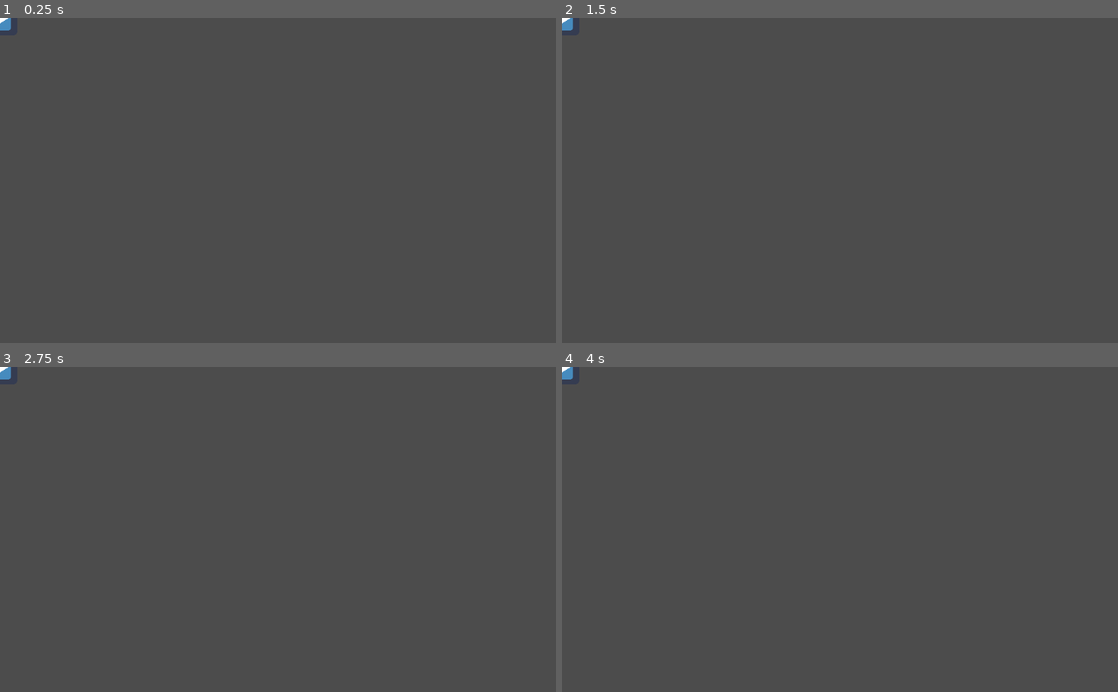
Above: before the commit, frames 1-4 (two rows, left to right).
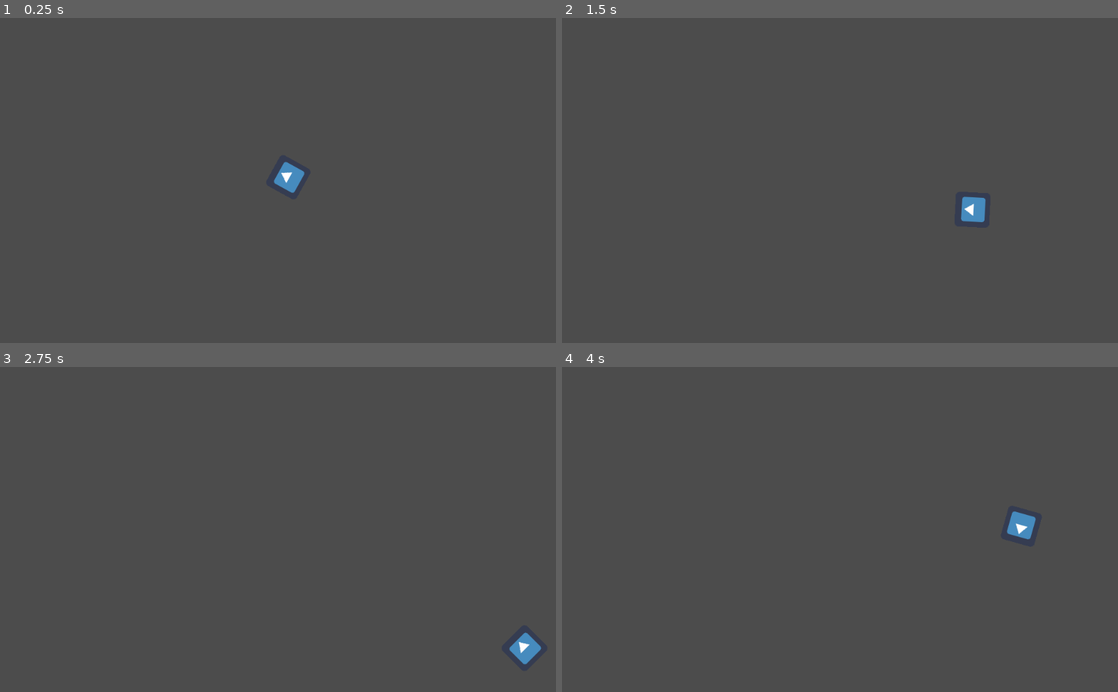
Above: after the commit, the same moments.

Repository: CertifiedIdiots/Bomber
Game: Godot game, scene res://Scene.tscn
The game is run twice, just before and just after one commit, with the same random seed, the same clock (stepped at 60 frames per second) and the same inputs. The engine's default icon, where the game draws it, is replaced by a stand-in: a white triangle on a blue panel in a dark square.
Inputs (mouse positions are in pixels of both pictures, inside the frame that each line leads up to):
- Up to frame 1 (0.25 s): no input
- Up to frame 2 (1.5 s): tap Enter at 0.5 s; move the mouse to (962, 164) at 0.52 s; press the mouse at (962, 164) at 0.53 s; hold D (move_right) 0.53-1.28 s; move the mouse to (728, 196) at 1.27 s; release the mouse at (728, 196) at 1.28 s; hold Down (move_down) from 1.28 s (still down); click (728, 196) at 1.35 s
- Up to frame 3 (2.75 s): move the mouse to (333, 458) at 2.02 s; release Down (move_down) at 2.03 s; press the mouse at (333, 458) at 2.03 s; hold D (move_right) from 2.03 s (still down)
- Up to frame 4 (4 s): move the mouse to (812, 594) at 2.77 s; release D (move_right) at 2.78 s; release the mouse at (812, 594) at 2.78 s; hold W (move_up) 2.78-3.53 s; click (812, 594) at 2.85 s; move the mouse to (1006, 578) at 3.52 s; press the mouse at (1006, 578) at 3.53 s; hold A (move_left) from 3.53 s (still down)

The runs differ from the first frame. In frame 1, 0.4% of the frame differs, in the area x 0-55%, y 0-54%; in frame 2, 0.4%, in the area x 0-77%, y 0-63%; in frame 3, 0.4%; in frame 4, 0.4%.

Commit message:
Fix player

Diff:
--- /dev/null
+++ b/PlayerController.gd
@@ -0,0 +1,37 @@
+extends KinematicBody2D
+
+signal bomb
+
+var velocity = Vector2()
+var bombing = false
+var charge = 0
+
+export (int) var charge_time = 2
+export(int) var speed = 10
+export(PackedScene) var bomb_scene
+
+# Called when the node enters the scene tree for the first time.
+func _ready():
+	pass # Replace with function body.
+
+func _process(delta):
+	var holding = Input.is_action_pressed("bomb")
+	if bombing and holding:
+		charge += delta
+	elif not bombing and holding:
+		charge = delta
+	elif bombing and not holding:
+		if charge > charge_time:
+			print("bombed!")
+			emit_signal("bomb")
+			var bomb = bomb_scene.instance()
+			bomb.position = self.position
+			get_parent().add_child(bomb)
+		charge = 0
+	bombing = holding
+
+
+func _physics_process(delta):
+	velocity = Input.get_vector("move_left", "move_right", "move_up", "move_down") * speed
+	velocity = move_and_slide(velocity)
+	look_at(get_global_mouse_position())
--- a/Scene.tscn
+++ b/Scene.tscn
@@ -1,13 +1,12 @@
-[gd_scene load_steps=5 format=2]
+[gd_scene load_steps=4 format=2]
 
 [ext_resource path="res://icon.png" type="Texture" id=1]
-[ext_resource path="res://CharacterPhysics.gd" type="Script" id=2]
-[ext_resource path="res://CharacterSprite.gd" type="Script" id=3]
+[ext_resource path="res://PlayerController.gd" type="Script" id=2]
 [ext_resource path="res://Bomb.tscn" type="PackedScene" id=4]
 
 [node name="Scene" type="Node2D"]
 
-[node name="KinematicBody2D" type="KinematicBody2D" parent="."]
+[node name="Player" type="KinematicBody2D" parent="."]
 position = Vector2( 531, 294 )
 script = ExtResource( 2 )
 charge_time = 1
@@ -17,6 +16,3 @@
 [node name="Sprite" type="Sprite" parent="Player"]
 rotation = 1.5708
 texture = ExtResource( 1 )
-script = ExtResource( 3 )
-
-[connection signal="bomb" from="Player" to="Player/Sprite" method="_on_KinematicBody2D_bomb"]
